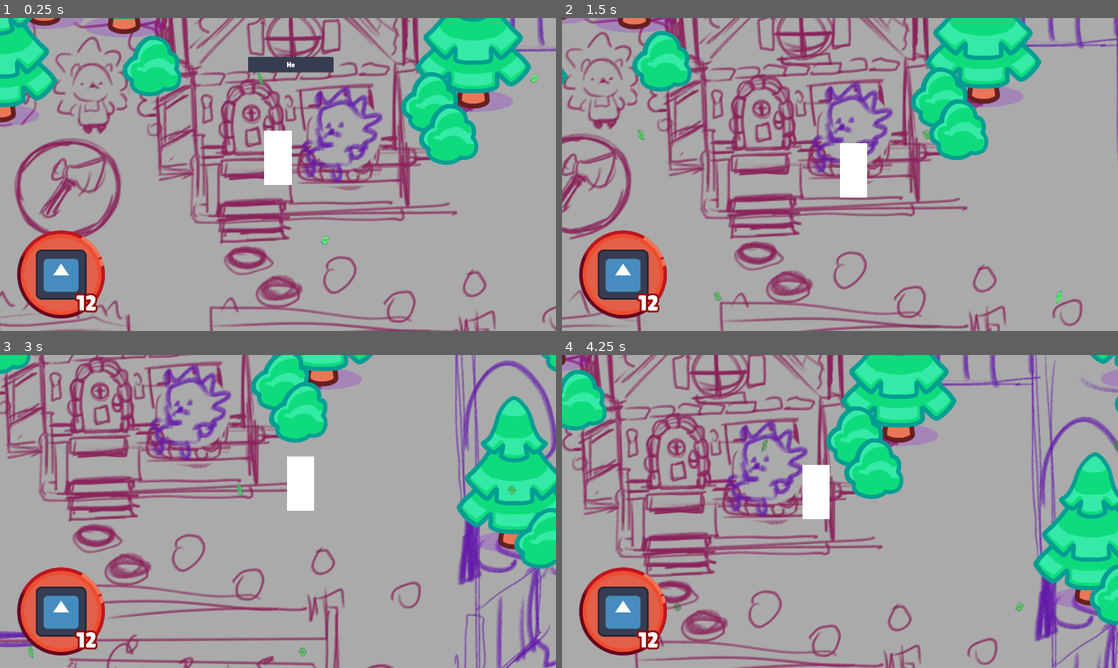
Above: before the commit, frames 1-4 (two rows, left to right).
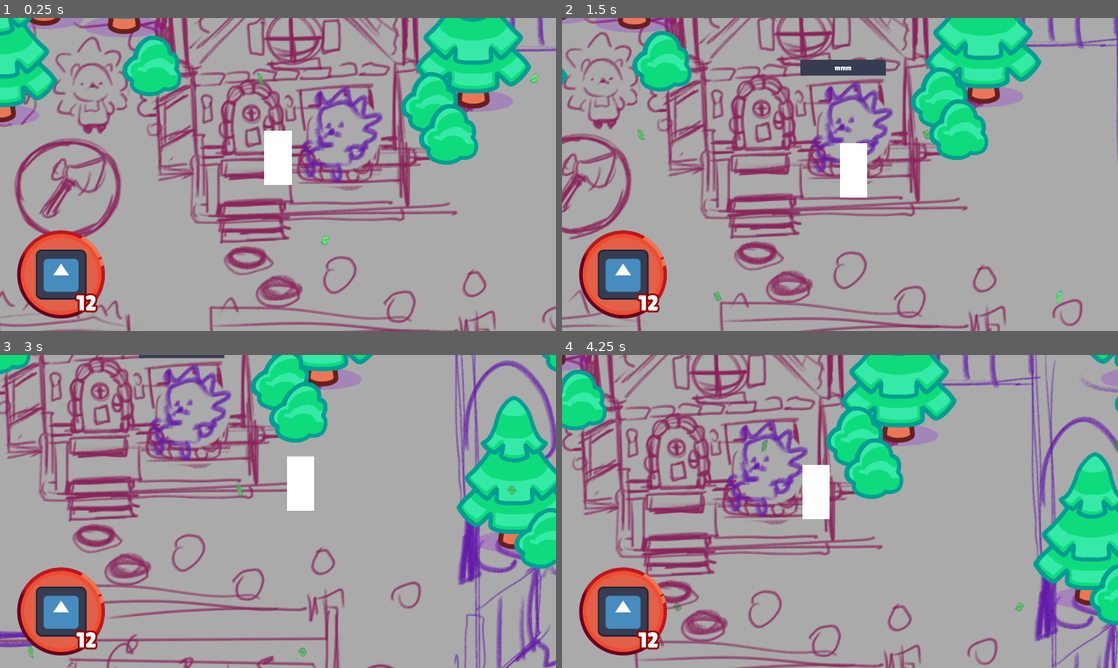
Above: after the commit, the same moments.

Repository: zoebiscuit/HarvestGameJam
Game: Godot game, scene res://node_2d.tscn
The game is run twice, just before and just after one commit, with the same random seed, the same clock (stepped at 60 frames per second) and the same inputs. The engine's default icon, where the game draws it, is replaced by a stand-in: a white triangle on a blue panel in a dark square.
Inputs (mouse positions are in pixels of both pictures, inside the frame that each line leads up to):
- Up to frame 1 (0.25 s): no input
- Up to frame 2 (1.5 s): tap Enter (enter) at 0.5, 1.35 s; move the mouse to (962, 158) at 0.52 s; hold D (right) 0.53-1.28 s; hold Enter (enter) 0.53-1.28 s; click (962, 158) at 0.67 s; move the mouse to (728, 190) at 1.27 s; hold S (down) from 1.28 s (still down)
- Up to frame 3 (3 s): move the mouse to (333, 442) at 2.02 s; release S (down) at 2.03 s; hold D (right) 2.03-2.78 s; hold Shift (shift) 2.03-2.78 s; tap Enter (enter) at 2.3 s; move the mouse to (250, 574) at 2.77 s; hold W (up) from 2.78 s (still down); tap Alt at 2.85 s; click (250, 574) at 2.92 s
- Up to frame 4 (4.25 s): tap Enter (enter) at 3.05 s; move the mouse to (1006, 558) at 3.52 s; release W (up) at 3.53 s; hold A (left) from 3.53 s (still down); hold Enter (enter) from 3.53 s (still down)

The runs differ from the first frame. In frame 1, 0.8% of the frame differs, in the area x 44-60%, y 12-18%; in frame 2, 0.8%, in the area x 42-59%, y 13-19%; in frame 3, 0.2%; in frame 4, nothing differs.

Commit message:
push for zoe

Diff:
--- a/harvest/characters/great_great_grandfather.gd
+++ b/harvest/characters/great_great_grandfather.gd
@@ -4,15 +4,21 @@
 
 @export var player : CharacterBody2D
 
-# Called when the node enters the scene tree for the first time.
+var _snoring := true
+
 func _ready() -> void:
+	snoring.play()
 	pass # Replace with function body.
 
-
-# Called every frame. 'delta' is the elapsed time since the previous frame.
-func _process(delta: float) -> void:
-	speech_bubble.player = player
-
+func _unhandled_input(event: InputEvent) -> void:
+	if _snoring and event.is_action_pressed("enter"):
+		start_conversation()
 
 func start_conversation():
-	pass
+	_snoring = false
+	snoring.stop()
+	await speech_bubble.say("mmmmmm...", "neutral")
+	await speech_bubble.say("mmmmmmHM...!", "neutral")
+	await speech_bubble.say("Who is it!?", "positive")
+	await speech_bubble.say("Oh.
+	It's you!", "positive")
--- a/harvest/characters/great_great_grandfather.tscn
+++ b/harvest/characters/great_great_grandfather.tscn
@@ -17,10 +17,8 @@
 attenuation = 3.4822018
 panning_strength = 5.84
 
-[node name="Voice" type="AudioStreamPlayer2D" parent="." unique_id=403820744]
-
 [node name="SpeechBubble" parent="." unique_id=120089912 instance=ExtResource("3_fqm1p")]
-position = Vector2(-146, -261)
+position = Vector2(0, -234)
 
 [node name="Area2D" type="Area2D" parent="." unique_id=1742648464]
 
--- a/harvest/node_2d.tscn
+++ b/harvest/node_2d.tscn
@@ -582,8 +582,9 @@
 [node name="Characters" type="Node2D" parent="PlayScene" unique_id=62022517]
 y_sort_enabled = true
 
-[node name="GreatGreatGrandfather" parent="PlayScene/Characters" unique_id=495964256 instance=ExtResource("9_hqns4")]
+[node name="GreatGreatGrandfather" parent="PlayScene/Characters" unique_id=495964256 node_paths=PackedStringArray("player") instance=ExtResource("9_hqns4")]
 position = Vector2(2425, 1106)
+player = NodePath("../../Player")
 
 [node name="Wind" type="AudioStreamPlayer" parent="." unique_id=1936971665]
 stream = ExtResource("6_kdubu")
--- a/harvest/tools/speech_bubble.gd
+++ b/harvest/tools/speech_bubble.gd
@@ -1,55 +1,48 @@
 extends Node2D
 @onready var label: RichTextLabel = $VBoxContainer/PanelContainer/MarginContainer/RichTextLabel
-
-@export var area_detection : Area2D
-@export var player : CharacterBody2D
 
 @onready var voice_neutral: AudioStreamPlayer2D = $VoiceNeutral
 @onready var voice_negative: AudioStreamPlayer2D = $VoiceNegative
 @onready var voice_positive: AudioStreamPlayer2D = $VoicePositive
 @onready var voice_angry: AudioStreamPlayer2D = $VoiceAngry
+@onready var _advance: AudioStreamPlayer2D = $Advance
 
-var within_area : bool = true
 var talking : bool
 
 signal advance
 signal left_conversation
 
 func _ready() -> void:
-	await say("Hello! This is a test!")
-	await say("This is the second line.")
+	hide()
+	label.text = ""
 
-func _process(delta: float) -> void:
-	#if player in area_detection.get_overlapping_bodies():
-		#within_area = true
-	#else: within_area = false
+	pass
 
-	if Input.is_action_just_pressed("enter"):
+func _unhandled_input(event: InputEvent) -> void:
+	if Input.is_action_just_pressed("enter") and talking:
 		advance.emit()
 
-func say(message: String, emotion := "neutral"):
-	if within_area:
+func say(message: String, emotion := "neutral, angry, positive, negative"):
 
-		label.visible_ratio = 0.0
+	label.visible_ratio = 0.0
 
-		show()
-		talking = true
-		var tween = create_tween()
-		var text_size = len(label.text) * 0.05
+	show()
+	talking = true
+	var tween = create_tween()
+	var text_size = len(label.text) * 0.05
 
-		label.text = message
+	label.text = message
 
-		match emotion:
-			"neutral": voice_neutral.play()
-			"angry": voice_angry.play()
-			"positive": voice_positive.play()
-			"negative": voice_negative.play()
+	match emotion:
+		"neutral, angry, positive, negative": voice_neutral.play()
+		"neutral": voice_neutral.play()
+		"angry": voice_angry.play()
+		"positive": voice_positive.play()
+		"negative": voice_negative.play()
 
-		tween.tween_property(label, "visible_ratio", 1.0, text_size)
+	tween.tween_property(label, "visible_ratio", 1.0, text_size)
 
-		await advance
-		talking = false
-		hide()
-
-	else:
-		left_conversation.emit()
+	await advance
+	_advance.play()
+	talking = false
+	hide()
--- a/harvest/tools/speech_bubble.tscn
+++ b/harvest/tools/speech_bubble.tscn
@@ -6,6 +6,7 @@
 [ext_resource type="AudioStream" uid="uid://2okxefglgr87" path="res://SFX/Dialogue/Dialogue_Expression_Neutral_01.ogg" id="4_ll58w"]
 [ext_resource type="AudioStream" uid="uid://o8b0kegh6ip2" path="res://SFX/Dialogue/Dialogue_Expression_Negative_01.ogg" id="5_3xlt3"]
 [ext_resource type="AudioStream" uid="uid://d1mnwbo88bi82" path="res://SFX/Dialogue/Dialogue_Expression_Positive_01.ogg" id="6_3uy15"]
+[ext_resource type="AudioStream" uid="uid://cq0l03ci6nrc7" path="res://SFX/Menus/Transition_02.ogg" id="7_ll58w"]
 
 [node name="SpeechBubble" type="Node2D" unique_id=120089912]
 z_index = 5
@@ -48,8 +49,6 @@
 custom_minimum_size = Vector2(270, 0)
 layout_mode = 2
 theme_override_font_sizes/normal_font_size = 25
-text = "Well, I don't follow...
-what do you mean?"
 fit_content = true
 scroll_active = false
 horizontal_alignment = 1
@@ -68,3 +67,7 @@
 
 [node name="VoicePositive" type="AudioStreamPlayer2D" parent="." unique_id=146628823]
 stream = ExtResource("6_3uy15")
+
+[node name="Advance" type="AudioStreamPlayer2D" parent="." unique_id=199527623]
+stream = ExtResource("7_ll58w")
+pitch_scale = 2.34
